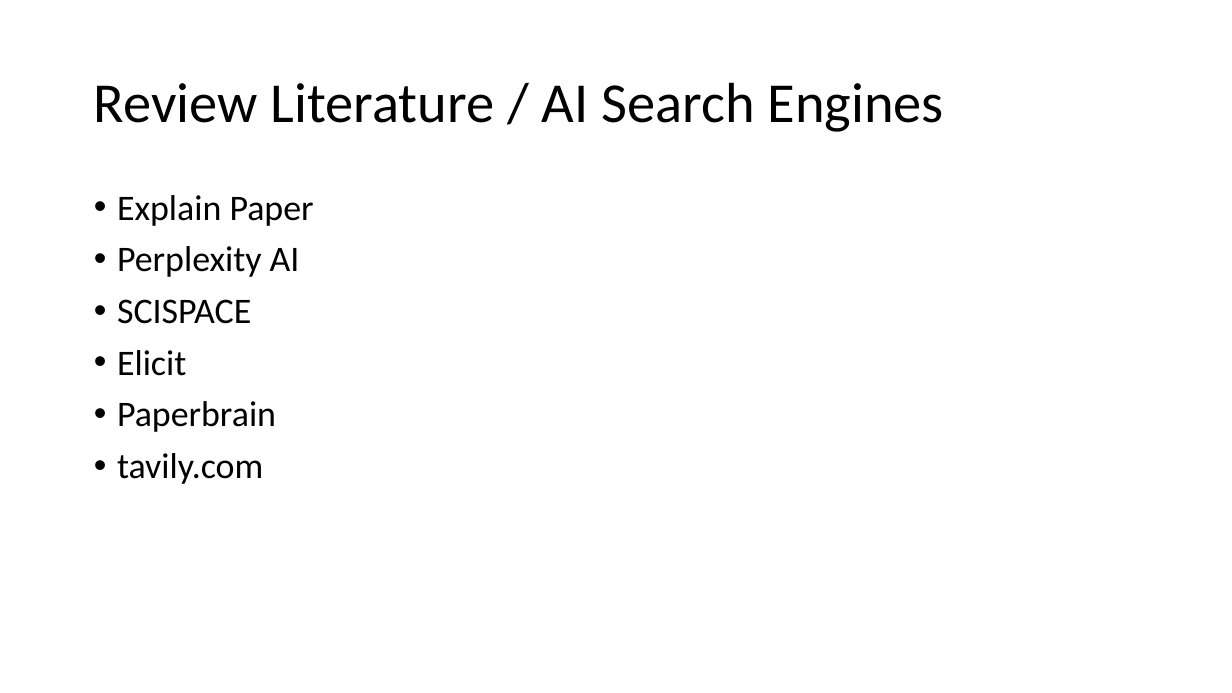
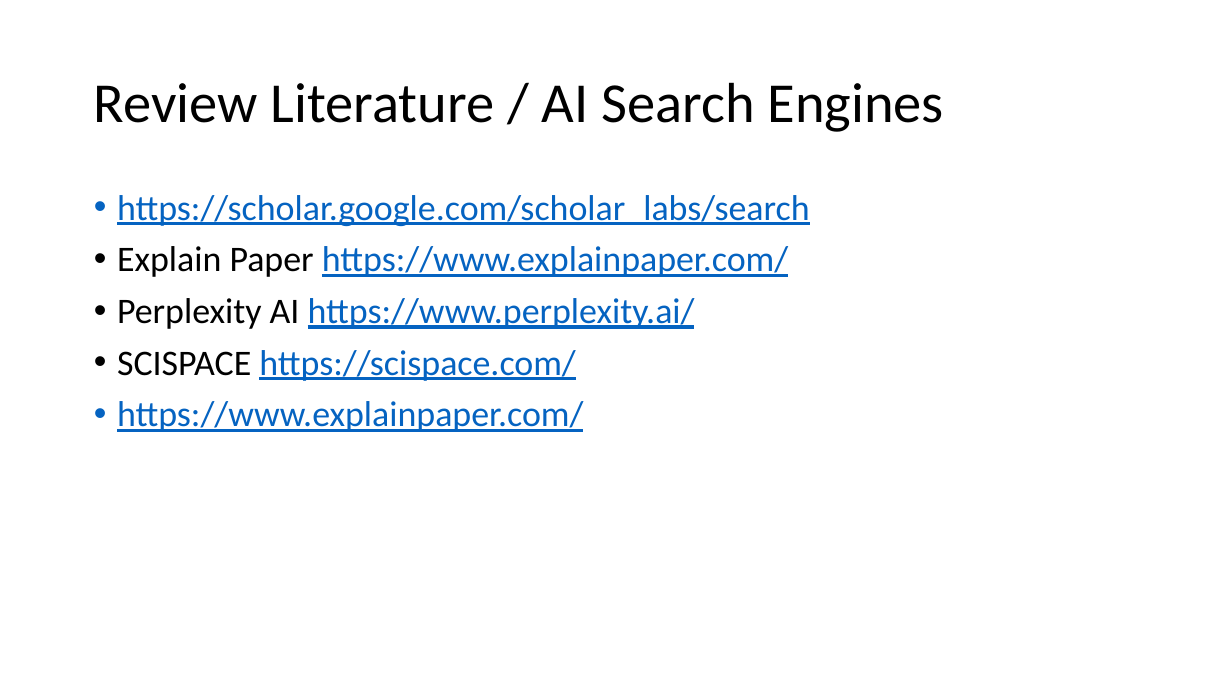
Before and after one commit to motazsaad/NLP-Theresa, a slide deck: slide 3 of slides/LLMs/08 Tools.pptx. Drawn at 1232x693 pixels with LibreOffice and Linux fonts; fonts in the diff are those of the drawing. Boxes give left, top, right and bottom in pixels: in the first picture for what was removed or moved away, otherwise in the second. Text is boxed around its words. In the diff, an @@ line names an element or a change of style, - is before the commit and + after.

Commit message:
update slides

```diff
--- a/slides/LLMs/08 Tools.pptx
+++ b/slides/LLMs/08 Tools.pptx
@@ text at [117,195,810,432]: text changed; text colour #000000 to #0563C1 @@
-• Explain Paper
-• Perplexity AI
-• SCISPACE
-• Elicit
-• Paperbrain
-• tavily.com
+• https://scholar.google.com/scholar_labs/search
+• Explain Paper https://www.explainpaper.com/
+• Perplexity AI https://www.perplexity.ai/
+• SCISPACE https://scispace.com/
+• https://www.explainpaper.com/
```
Also in this commit, not shown: 5 other slides changed, 1 slide removed, 1 other file.
